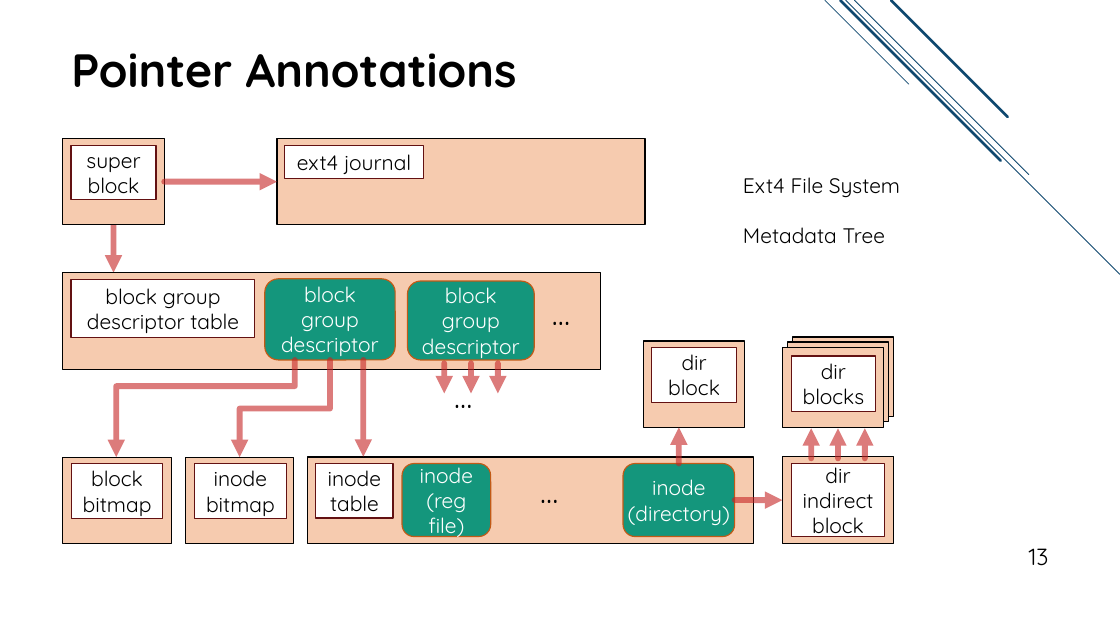
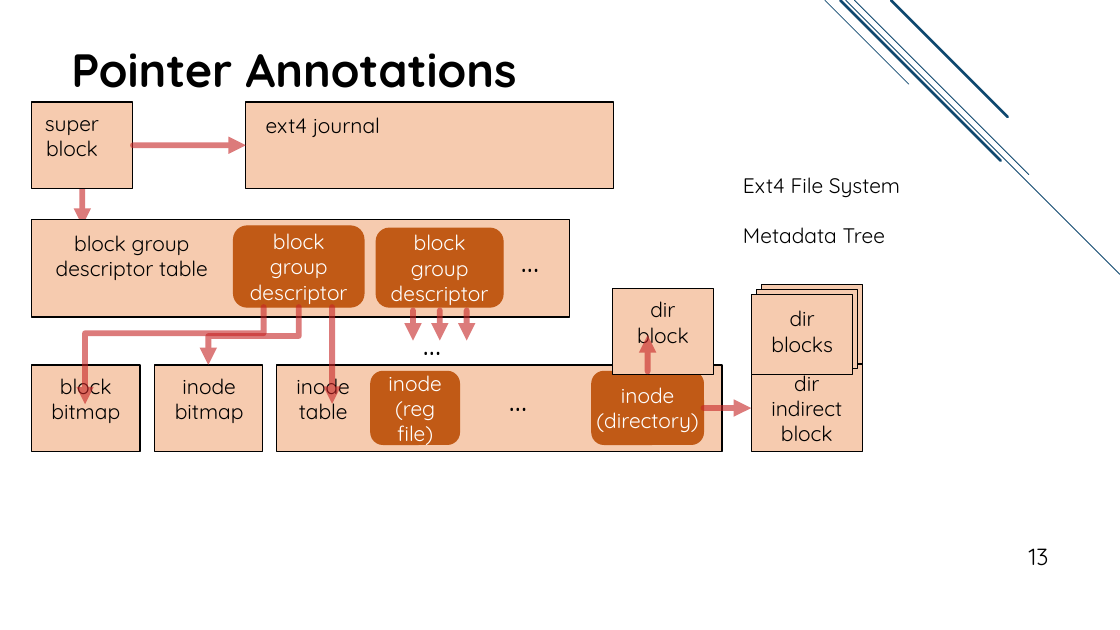
Before and after one commit to jacksun007/spiffy-paper, a slide deck: slide 13 of talk/spiffy_talk.pptx. Drawn at 1120x630 pixels with LibreOffice and Linux fonts; fonts in the diff are those of the drawing. Boxes give left, top, right and bottom in pixels: in the first picture for what was removed or moved away, otherwise in the second. Text is boxed around its words. In the diff, an @@ line names an element or a change of style, - is before the commit and + after.

```diff
--- a/talk/spiffy_talk.pptx
+++ b/talk/spiffy_talk.pptx
@@ text "super block": place and size @@
-text "super block" at <box>71,145,156,200</box>
+text "super block" at <box>45,120,99,157</box>
@@ 2 rectangles, 1 text, 1 arrow: place and size @@
-2 rectangles, 1 text, 1 arrow at <box>63,139,645,225</box>
+2 rectangles, 1 text, 1 arrow at <box>32,102,614,188</box>
@@ arrow moved from (113, 225) - (113, 272) to (82, 188) - (82, 226) @@
@@ 5 rectangles, 4 texts, 3 arrows, 1 rounded rectangle: place and size @@
-5 rectangles, 4 texts, 3 arrows, 1 rounded rectangle at <box>63,272,894,428</box>
+5 rectangles, 4 texts, 3 arrows, 1 rounded rectangle at <box>32,219,863,375</box>
@@ elbow arrow moved from (330, 360) - (239, 457) to (299, 308) - (208, 365) @@
@@ 1 rounded rectangle, 1 text, 1 elbow arrow, 1 arrow: place and size @@
-1 rounded rectangle, 1 text, 1 elbow arrow, 1 arrow at <box>71,279,534,457</box>
+1 rounded rectangle, 1 text, 1 elbow arrow, 1 arrow at <box>56,229,503,404</box>
@@ 4 texts, 2 rounded rectangles, 1 arrow: place and size @@
-4 texts, 2 rounded rectangles, 1 arrow at <box>71,428,885,537</box>
+4 texts, 2 rounded rectangles, 1 arrow at <box>51,335,842,444</box>
@@ fill #14967C to #C15A16 in 4 elements at <box>234,226,364,308</box>, <box>376,229,503,308</box>, <box>592,371,704,444</box>, <box>371,371,460,444</box> @@
@@ fill #FFFFFF to none; outline #631212 1 pt to none in 9 elements at <box>266,117,380,137</box>, <box>45,120,99,157</box>, <box>56,235,208,280</box>, <box>771,310,832,353</box>, <box>637,301,689,348</box>, <box>51,373,120,423</box>, <box>175,378,244,423</box>, <box>296,373,349,420</box>, <box>771,374,842,442</box> @@
@@ 4 rectangles, 1 text, 1 arrow: place and size @@
-4 rectangles, 1 text, 1 arrow at <box>63,457,893,544</box>
+4 rectangles, 1 text, 1 arrow at <box>32,365,862,452</box>
@@ arrow removed from (812, 459) to (812, 429) @@
@@ arrow removed from (839, 459) to (839, 429) @@
@@ arrow removed from (865, 459) to (865, 429) @@
```
Also in this commit, not shown: 24 other slides changed, 3 slides added, 2 slides removed.
